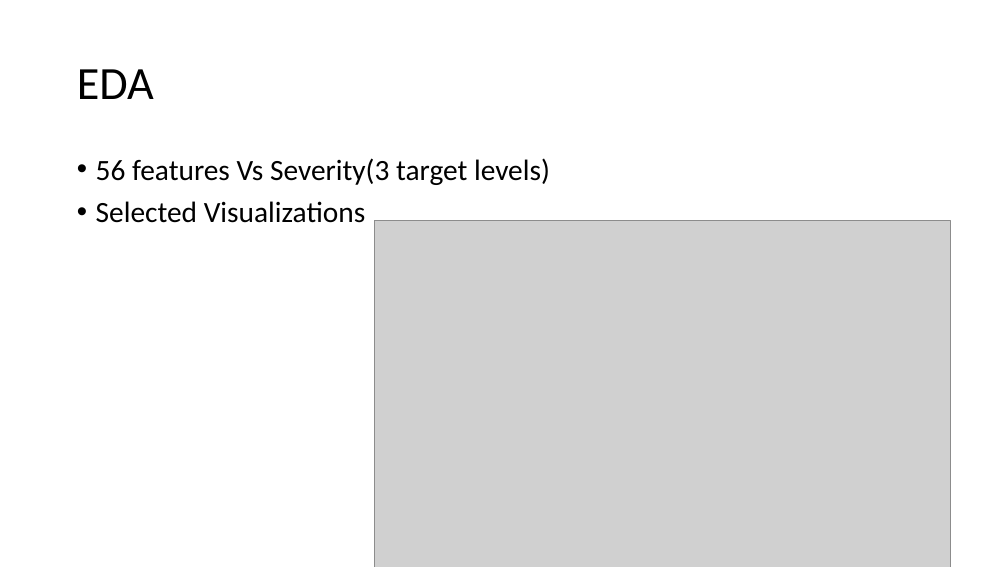
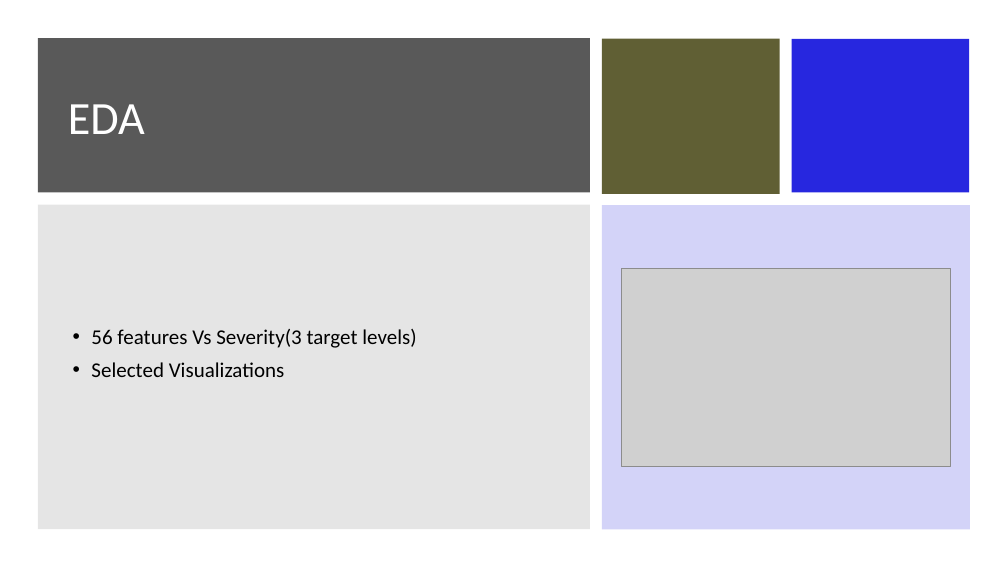
Before and after one commit to scharpham/Springboard, a slide deck: slide 6 of Capstone2/capstone2/reports/Predicting Accident Severity.pptx. Drawn at 1008x567 pixels with LibreOffice and Linux fonts; fonts in the diff are those of the drawing; grey boxes stand for pictures. Boxes give left, top, right and bottom in pixels: in the first picture for what was removed or moved away, otherwise in the second. Text is boxed around its words. In the diff, an @@ line names an element or a change of style, - is before the commit and + after.

```diff
--- a/Capstone2/capstone2/reports/Predicting Accident Severity.pptx
+++ b/Capstone2/capstone2/reports/Predicting Accident Severity.pptx
@@ rectangle added at bbox=[38, 38, 590, 192], fill #595959 @@
@@ rectangle added at bbox=[602, 39, 780, 194], fill #605F34 @@
@@ rectangle added at bbox=[792, 39, 969, 193], fill #2727DF @@
@@ title "EDA": place and size @@
-title "EDA" at bbox=[77, 69, 154, 99]
+title "EDA" at bbox=[68, 104, 145, 134]
@@ title "EDA" at bbox=[68, 104, 145, 134]: text colour #000000 to #FFFFFF @@
@@ rectangle added at bbox=[38, 205, 590, 529], fill #808080 at 20% opacity @@
@@ rectangle added at bbox=[602, 205, 970, 529], fill #2727DF at 20% opacity @@
@@ text "56 features Vs Severity(3 target ...": place and size @@
-text "56 features Vs Severity(3 target ..." at bbox=[96, 158, 550, 223]
+text "56 features Vs Severity(3 target ..." at bbox=[91, 329, 416, 377]
@@ text "56 features Vs Severity(3 target ..." at bbox=[91, 329, 416, 377]: size 28 to 20 pt; vertical alignment top to middle @@
@@ picture: place and size @@
-picture at bbox=[374, 221, 951, 567]
+picture at bbox=[622, 268, 951, 466]
```
Also in this commit, not shown: 13 other slides changed.
